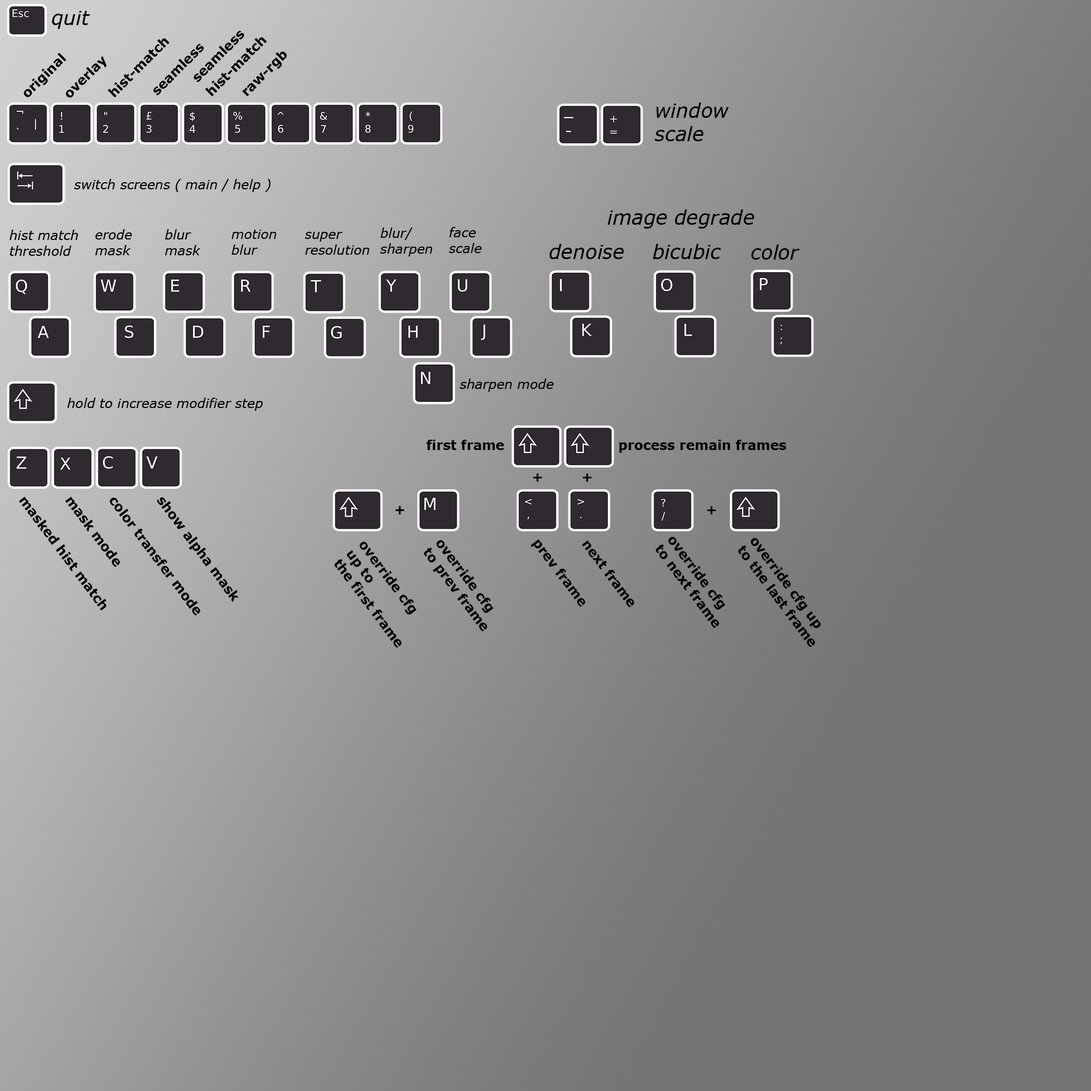
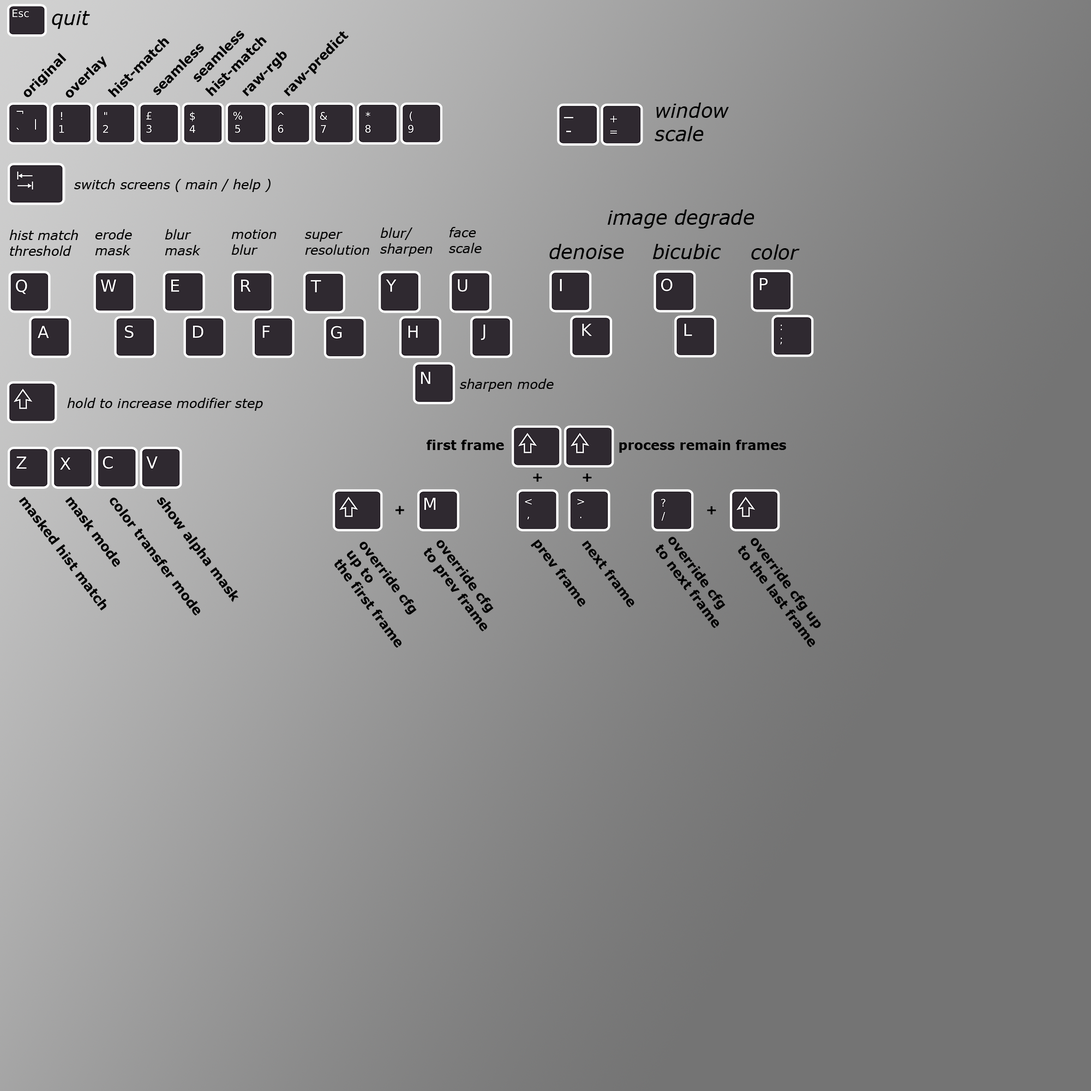
Comparing the layer stacks of the two w=1091, h=1091 images. Changes:
renamed "raw-rgb-mask" to "raw-predict", showed it, painted on it over (283, 31, 349, 97)
